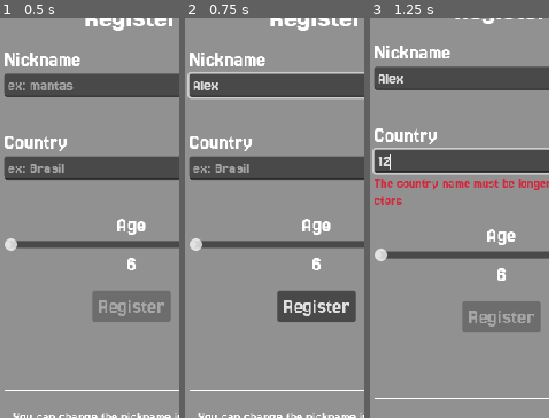
Above: before the commit, frames 1-3 (left to right).
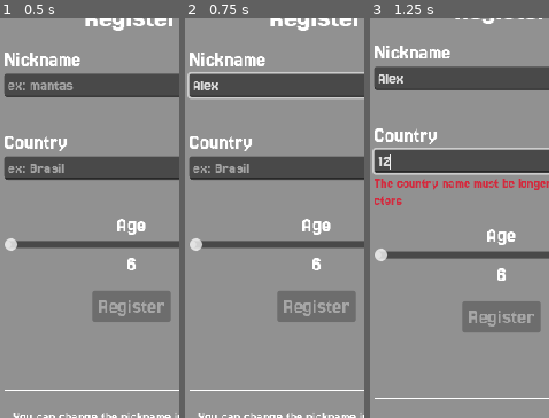
Above: after the commit, the same moments.

Repository: Juawo/space-shooter
Game: Godot game, scene res://scenes/ui/Register/register.tscn
Two runs of this game, one before a commit and one after it. Both use one fixed random seed, a clock stepped at 60 frames per second and the inputs below. This scene is started directly instead of the project's main scene.
Inputs (mouse positions are % of the whole screen's width and height, from its top left):
- Up to frame 1 (0.5 s): no input
- Up to frame 2 (0.75 s): click (45, 32) at 0.52 s; type "Alex" at 0.6 s
- Up to frame 3 (1.25 s): click (50, 43) at 0.75 s; type "12" at 0.83 s
The pictures show only the part of the screen within x 13-63%, y 24-74%; the shares and areas given below are measured in that part.

Frame 1 is identical in both runs. In frame 2, 3.2% of the frame differs, in the area x 51-96%, y 68-76%; in frame 3, nothing differs.

Commit message:
fix: correct export path in export presets and enhance registration feedback in UI

Diff:
--- a/scenes/ui/Leaderboard/leaderboard.tscn
+++ b/scenes/ui/Leaderboard/leaderboard.tscn
@@ -87,4 +87,15 @@
 size_flags_horizontal = 3
 size_flags_vertical = 3
 
+[node name="erro_return" type="RichTextLabel" parent="MarginContainer/VBoxContainer/Panel/MarginContainer"]
+layout_mode = 2
+size_flags_vertical = 4
+theme_override_fonts/normal_font = ExtResource("1_56s4t")
+theme_override_font_sizes/normal_font_size = 20
+bbcode_enabled = true
+text = "[center][wave amp=40.0 freq=6.0 color=#FFFFFF][pulse color=#FFFFFF angle=0.0 height=1.05 freq=3.0]sending request to the server, sorry for the delay, we are using a free service.[/pulse][/wave][/center]
+"
+fit_content = true
+horizontal_alignment = 1
+
 [connection signal="pressed" from="MarginContainer/VBoxContainer/HBoxContainer/BackButton" to="." method="_on_back_button_pressed"]
--- a/scripts/ui/Register/register.gd
+++ b/scripts/ui/Register/register.gd
@@ -24,10 +24,17 @@
 
 @onready var timer: Timer = $Timer
 
+@onready var register_again_label: Label = $MarginContainer/Panel/MarginContainer/VBoxContainer/register_again_label
+var register_again : bool = false
+var is_country_valid : bool
+
+var is_nickname_valid : bool
+
 func _ready() -> void:
 	ApiManager.play_registered.connect(update_interface_by_response_code_return)
 
 func _on_button_pressed() -> void:
+	register_btn.disabled = true
 	if !validate_country(country_input.text) or !validate_nickname(nickname_input.text):
 		return
 
@@ -57,6 +64,7 @@
 			register_pop_up_closed.emit()
 			queue_free()
 		409 :
+			print("DEU 54093")
 			detail_return.text = "Another player has this nickname."
 			detail_return.add_theme_color_override("font_color", "#d49a3d")
 		400 :
@@ -65,12 +73,29 @@
 		500 :
 			detail_return.text = "Error in the server side."
 			detail_return.add_theme_color_override("font_color", "#d4293d")
+		null :
+			detail_return.text = "You are offline. Try again when you are online."
+			detail_return.add_theme_color_override("font_color", "#d4293d")
+			timer.start(2)
+			await timer.timeout
+			animation_player.play("close_register")
+			await animation_player.animation_finished
+			register_pop_up_closed.emit()
+			queue_free()
 		_:
 			detail_return.text = "Type your info for register."
 			detail_return.add_theme_color_override("font_color", "#ffffff")
+
 	nickname_input.editable = true
 	country_input.editable = true
 	return
+
+func show_register_again_label(display: bool) -> void :
+	register_again = display
+	if register_again :
+		register_again_label.visible = true
+		register_again_label.text = "You are not found in the database, please register again."
+		register_again_label.add_theme_color_override("font_color", "#d4293d")
 
 func update_register_btn(is_activated : bool) -> void :
 	register_btn.disabled = !is_activated
@@ -80,14 +105,16 @@
 
 func _on_nickname_input_text_changed(new_text: String) -> void:
 	update_counter(new_text)
-	var is_nickname_valid = validate_nickname(new_text)
+	is_nickname_valid = validate_nickname(new_text)
 	update_nickname_feedback_validation_return(is_nickname_valid)
-	update_register_btn(is_nickname_valid)
+	if is_nickname_valid and is_country_valid:
+		update_register_btn(is_nickname_valid and is_country_valid)
 
 func _on_country_input_text_changed(new_text: String) -> void:
-	var is_country_valid = validate_country(new_text)
+	is_country_valid = validate_country(new_text)
 	update_country_feedback_validation_return(is_country_valid)
-	update_register_btn(is_country_valid)
+	if is_nickname_valid and is_country_valid:
+		update_register_btn(is_country_valid and is_nickname_valid)
 
 func update_counter(new_text : String) -> void :
 	char_count.text = "%d/12" % len(new_text)
Not shown, changed: export_presets.cfg
